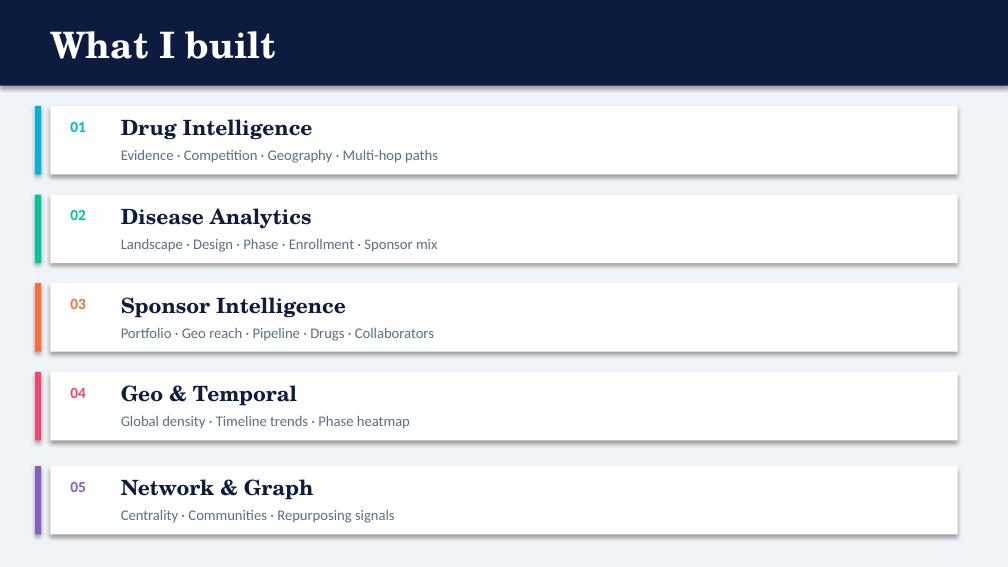
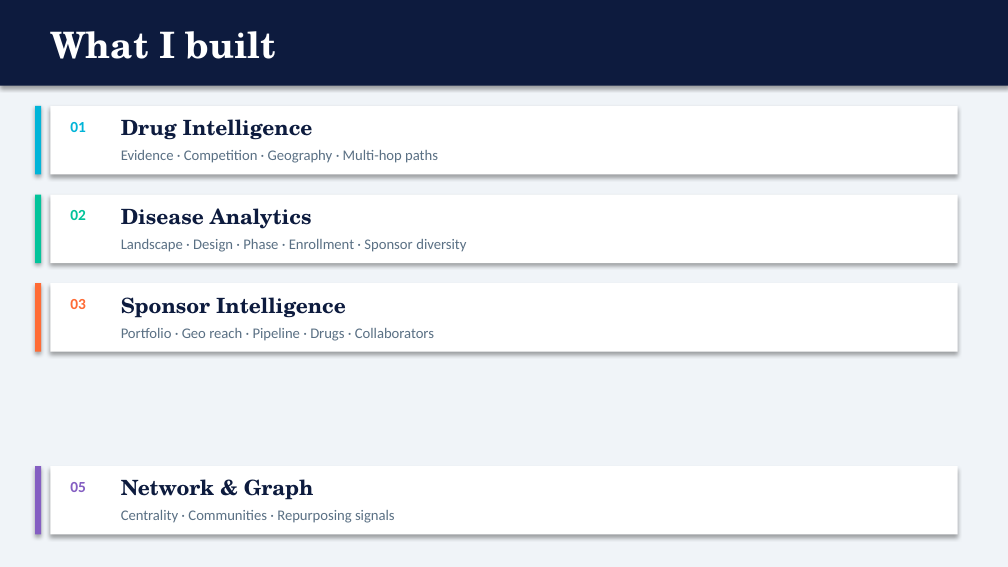
Before and after one commit to SHASANKsp/ClinicalTrails_application, a slide deck: slide 3 of ClinicalTrials_KG_LinkedIn_v2.pptx (slide 2 before the commit). Drawn at 1008x567 pixels with LibreOffice and Linux fonts; fonts in the diff are those of the drawing. Boxes give left, top, right and bottom in pixels: in the first picture for what was removed or moved away, otherwise in the second. Text is boxed around its words. In the diff, an @@ line names an element or a change of style, - is before the commit and + after.

```diff
--- a/ClinicalTrials_KG_LinkedIn_v2.pptx
+++ b/ClinicalTrials_KG_LinkedIn_v2.pptx
@@ text at [121,239,466,252]: text changed @@
-Landscape · Design · Phase · Enrollment · Sponsor mix
+Landscape · Design · Phase · Enrollment · Sponsor diversity
@@ group removed at [35,372,958,440]: 3 texts, 2 rectangles @@
-04
-Geo & Temporal
-Global density · Timeline trends · Phase heatmap
```
Also in this commit, not shown: 10 other slides changed, 1 slide added, 6 slides removed, 3 other files.
